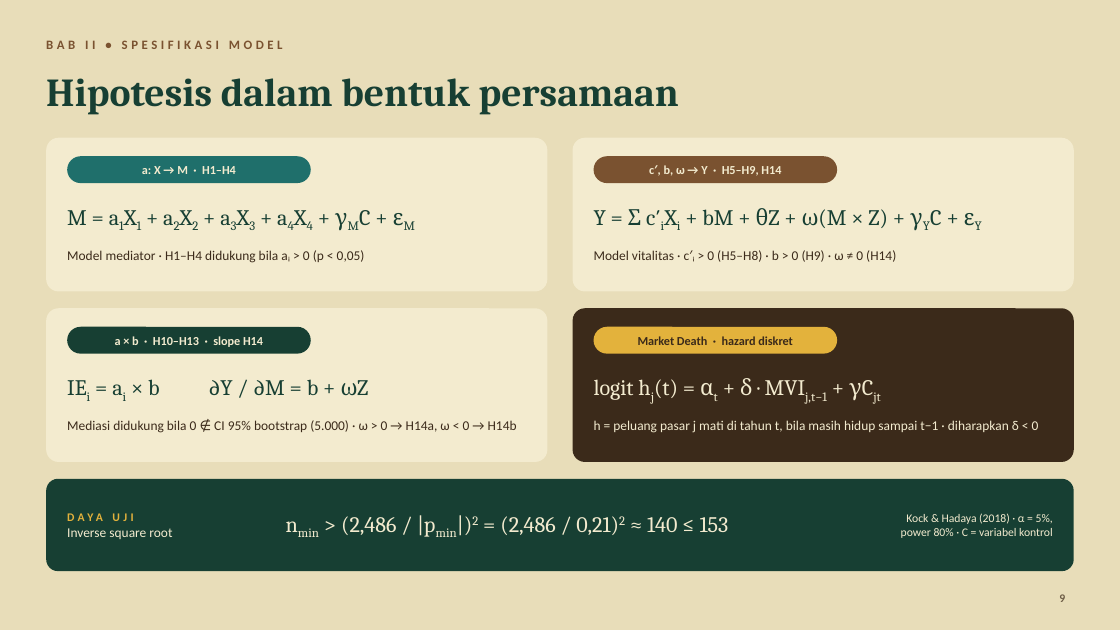
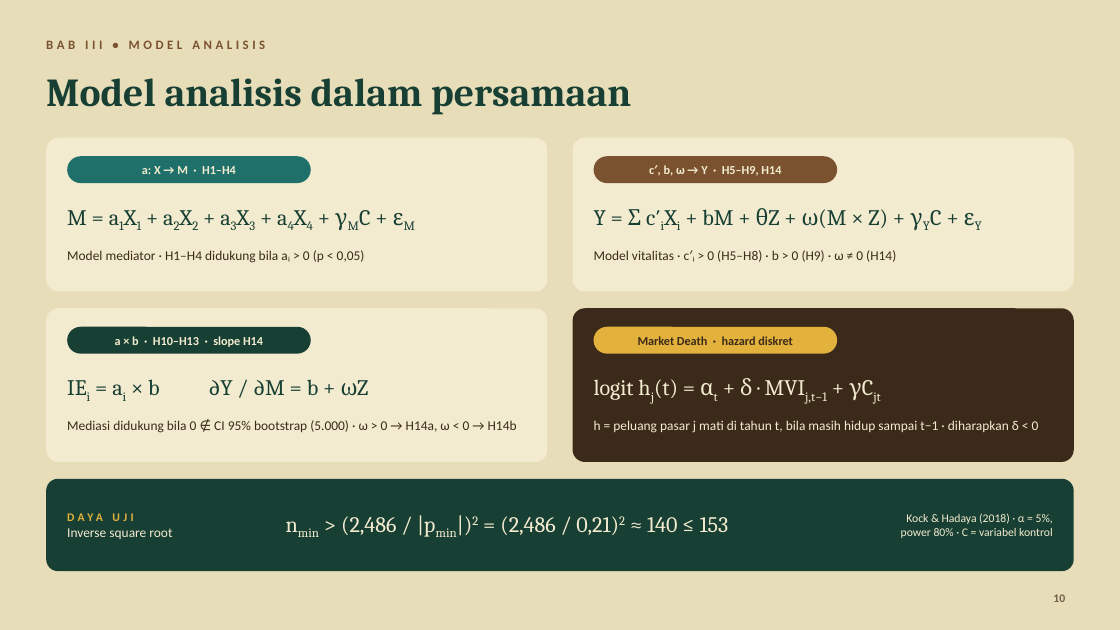
Before and after one commit to workseptianawinny-create/improved-octo-journey, a slide deck: slide 10 of Presentasi-Prof-Nera-Market-Death-dengan-Rumus.pptx (slide 9 before the commit). Drawn at 1120x630 pixels with LibreOffice and Linux fonts; fonts in the diff are those of the drawing. Boxes give left, top, right and bottom in pixels: in the first picture for what was removed or moved away, otherwise in the second. Text is boxed around its words. In the diff, an @@ line names an element or a change of style, - is before the commit and + after.

```diff
--- a/Presentasi-Prof-Nera-Market-Death-dengan-Rumus.pptx
+++ b/Presentasi-Prof-Nera-Market-Death-dengan-Rumus.pptx
@@ text at (46,40,265,49): text changed @@
-BAB II • SPESIFIKASI MODEL
+BAB III • MODEL ANALISIS
@@ title at (46,78,631,115): text changed @@
-Hipotesis dalam bentuk persamaan
+Model analisis dalam persamaan
@@ page number at (1053,594,1065,602): text changed @@
-9
+10
```
